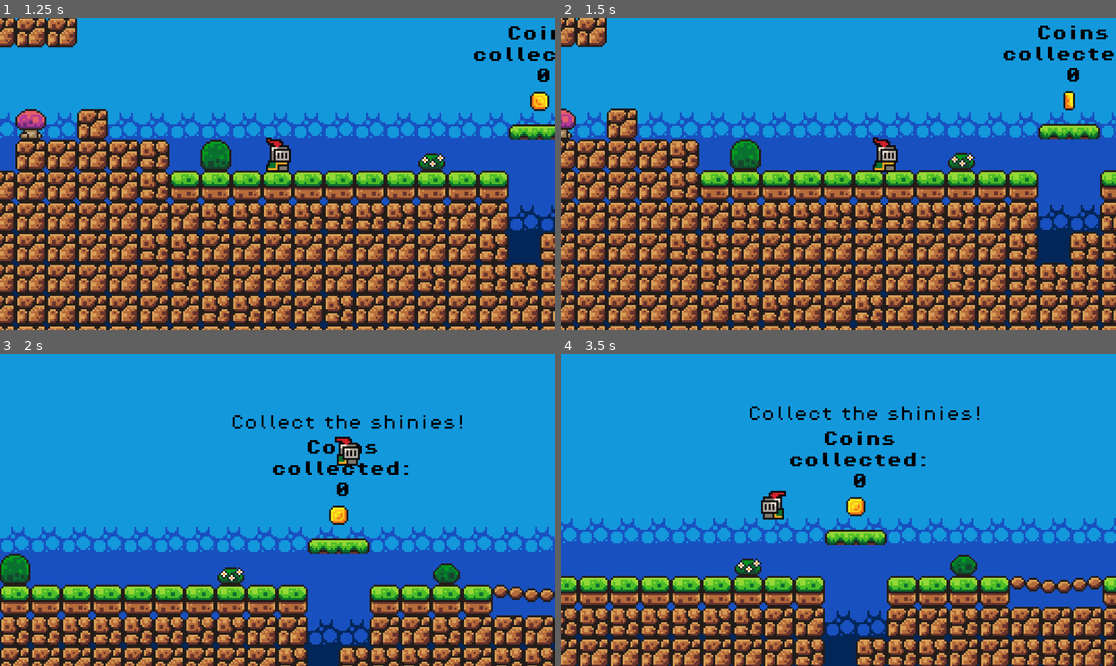
Above: before the commit, frames 1-4 (two rows, left to right).
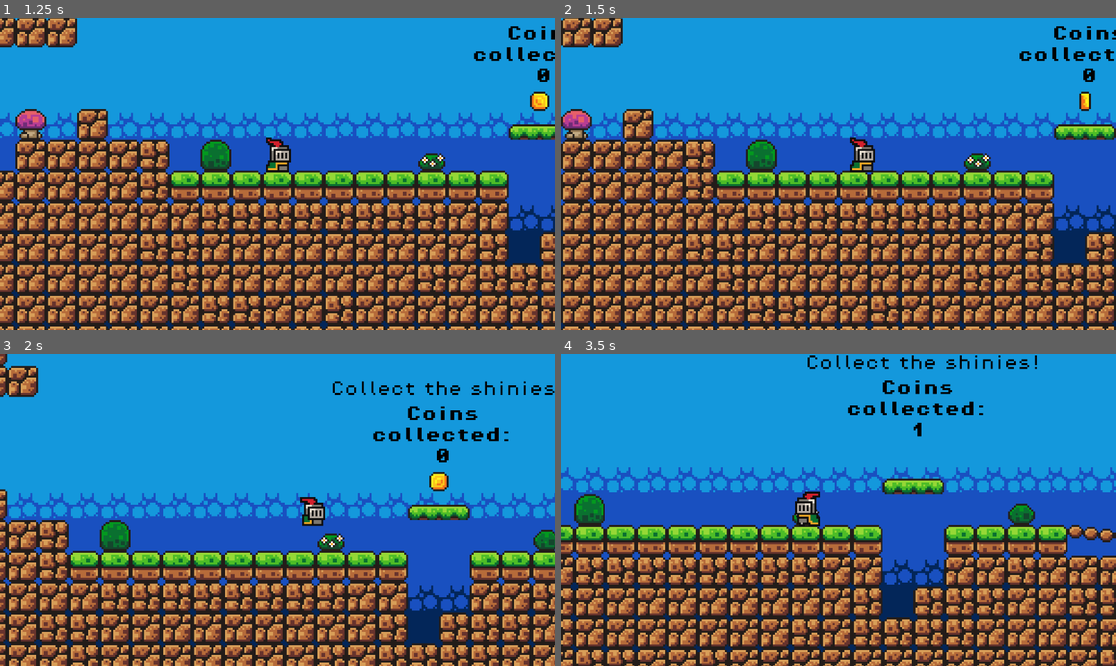
Above: after the commit, the same moments.

Repository: CrimsonCloak/KnightGuy
Game: Godot game, scene res://Scenes/menu.tscn
Two runs of this game, one before a commit and one after it. Both use one fixed random seed, a clock stepped at 60 frames per second and the inputs below.
Inputs:
- Up to frame 1 (1.25 s): click "Start" at 0.5 s
- Up to frame 2 (1.5 s): hold D (Move_right) from 1.28 s (still down); hold Shift (Sprint) from 1.28 s (still down)
- Up to frame 3 (2 s): keep holding D (Move_right); keep holding Shift (Sprint); tap Up (Jump) at 1.52, 1.55, 1.82 s
- Up to frame 4 (3.5 s): release Shift (Sprint) at 2.03 s; tap Up (Jump) at 2.1, 2.27, 2.57, 3.05 s; tap Shift (Sprint) at 2.3 s; release D (Move_right) at 2.78 s; hold Left (Move_left) from 2.78 s (still down); hold Shift (Sprint) from 2.78 s (still down)

Frame 1 is identical in both runs. In frame 2, 46% of the frame differs, in the area x 0-100%, y 0-100%; in frame 3, 48%; in frame 4, 55%.

Commit message:
Add basic feature flagging-ish for multiplejump and sprint

Diff:
--- a/Scripts/player.gd
+++ b/Scripts/player.gd
@@ -1,16 +1,26 @@
 extends CharacterBody2D
 
-const MAX_JUMPS = 2
+# Required scenes
+@onready var animated_sprite = $AnimatedSprite2D
+@onready var game_manager = %GameManager
+
+# Variables
 const JUMP_VELOCITY = -250.0
+var MAX_JUMPS = 1
 var SPEED
 var WALKING_SPEED = 100.0
+var SPRINT_UNLOCKED = false
 var SPRINT_SPEED = 200.0
 
-@onready var animated_sprite = $AnimatedSprite2D
+# External variables
 var gravity = ProjectSettings.get_setting("physics/2d/default_gravity")
 
-# Derived from CONST variables for use
+# Derived variables
 var jumps_left = MAX_JUMPS  # Remaining jumps
+
+# Unlockable thresholds - coins
+var unlock_sprint = 2
+var unlock_doublejump = 5
 
 func _physics_process(delta):
 	# Add the gravity.
@@ -22,15 +32,16 @@
 		jumps_left = MAX_JUMPS
 
 	# Handle Jump.
-	if Input.is_action_just_pressed("Jump") and jumps_left > 0:
-		velocity.y = JUMP_VELOCITY
-		jumps_left -= 1
+	if Input.is_action_just_pressed("Jump"):
+		if jumps_left > 0:
+			velocity.y = JUMP_VELOCITY
+			jumps_left -= 1
 
 	# Movement
 	var direction = Input.get_axis("Move_left", "Move_right")
 
-	# Sprint
-	if Input.is_action_pressed("Sprint"):
+	# Sprint - unlocked after
+	if Input.is_action_pressed("Sprint") and SPRINT_UNLOCKED == true:
 		SPEED = SPRINT_SPEED
 	else:
 		SPEED = WALKING_SPEED
